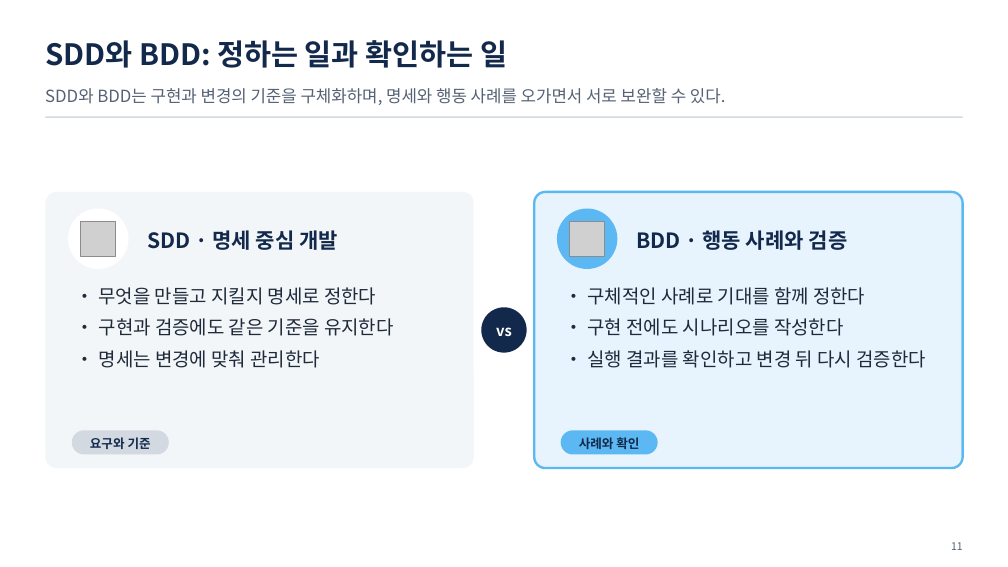
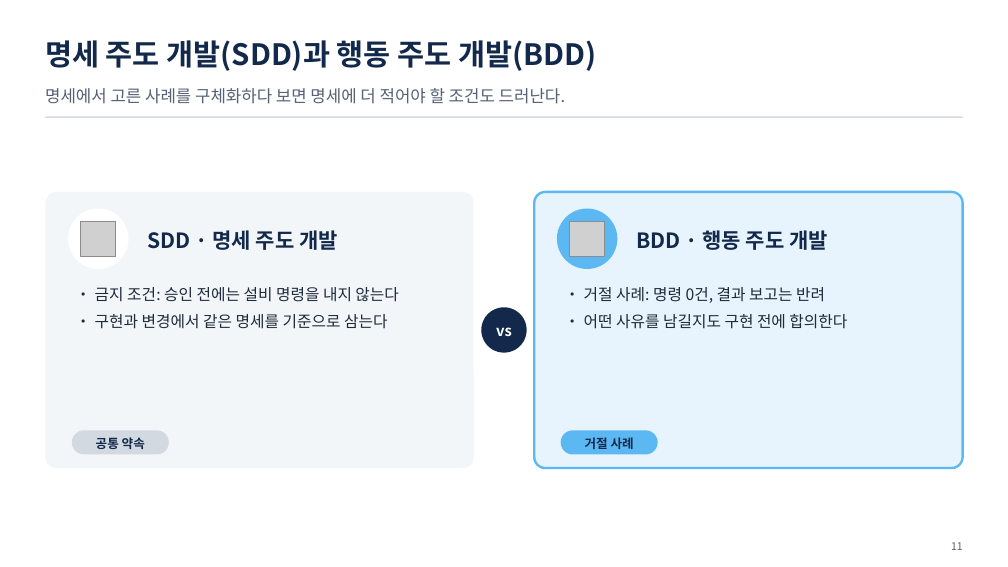
Before and after one commit to uengine-oss/hyd-iot-edu, a slide deck: slide 11 of workspace/강의제작/산출물/통합반/이론/08회차/통합반_08일차.pptx. Drawn at 1008x567 pixels with LibreOffice and Linux fonts; fonts in the diff are those of the drawing; grey boxes stand for pictures. Boxes give left, top, right and bottom in pixels: in the first picture for what was removed or moved away, otherwise in the second. Text is boxed around its words. In the diff, an @@ line names an element or a change of style, - is before the commit and + after.

Commit message:
통합반 8회차 1~12장의 거절 시나리오와 계약 검증을 개편하고 렌더·낭독·강조·쉼을 확정한다

```diff
--- a/workspace/강의제작/산출물/통합반/이론/08회차/통합반_08일차.pptx
+++ b/workspace/강의제작/산출물/통합반/이론/08회차/통합반_08일차.pptx
@@ text at box(45, 40, 596, 71): text changed @@
-SDD와 BDD: 정하는 일과 확인하는 일
+명세 주도 개발(SDD)과 행동 주도 개발(BDD)
@@ text at box(45, 88, 566, 104): text changed @@
-SDD와 BDD는 구현과 변경의 기준을 구체화하며, 명세와 행동 사례를 오가면서 서로 보완할 수 있다.
+명세에서 고른 사례를 구체화하다 보면 명세에 더 적어야 할 조건도 드러난다.
@@ text at box(147, 230, 338, 250): text changed @@
-SDD · 명세 중심 개발
+SDD · 명세 주도 개발
@@ text at box(636, 230, 828, 250): text changed @@
-BDD · 행동 사례와 검증
+BDD · 행동 주도 개발
@@ text at box(95, 287, 398, 329): text changed; size 18 to 15 pt @@
-• 무엇을 만들고 지킬지 명세로 정한다
-• 구현과 검증에도 같은 기준을 유지한다
-• 명세는 변경에 맞춰 관리한다
+• 금지 조건: 승인 전에는 설비 명령을 내지 않는다
+• 구현과 변경에서 같은 명세를 기준으로 삼는다
@@ text at box(584, 287, 847, 329): text changed; size 18 to 15 pt @@
-• 구체적인 사례로 기대를 함께 정한다
-• 구현 전에도 시나리오를 작성한다
-• 실행 결과를 확인하고 변경 뒤 다시 검증한다
+• 거절 사례: 명령 0건, 결과 보고는 반려
+• 어떤 사유를 남길지도 구현 전에 합의한다
@@ text at box(96, 437, 145, 449): text changed @@
-요구와 기준
+공통 약속
@@ text at box(585, 437, 634, 449): text changed @@
-사례와 확인
+거절 사례
```
Also in this commit, not shown: 11 other slides changed, 25 other files.
